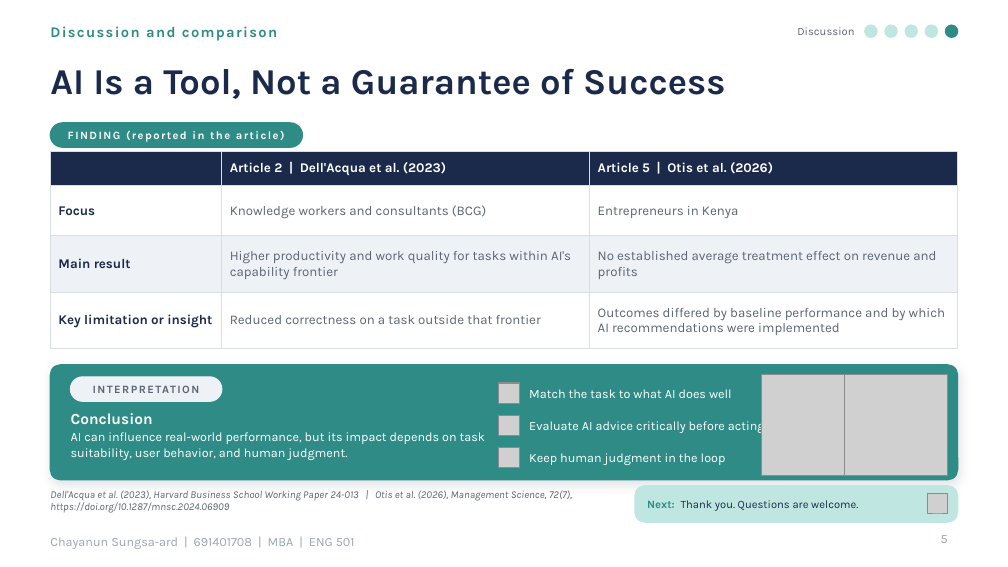
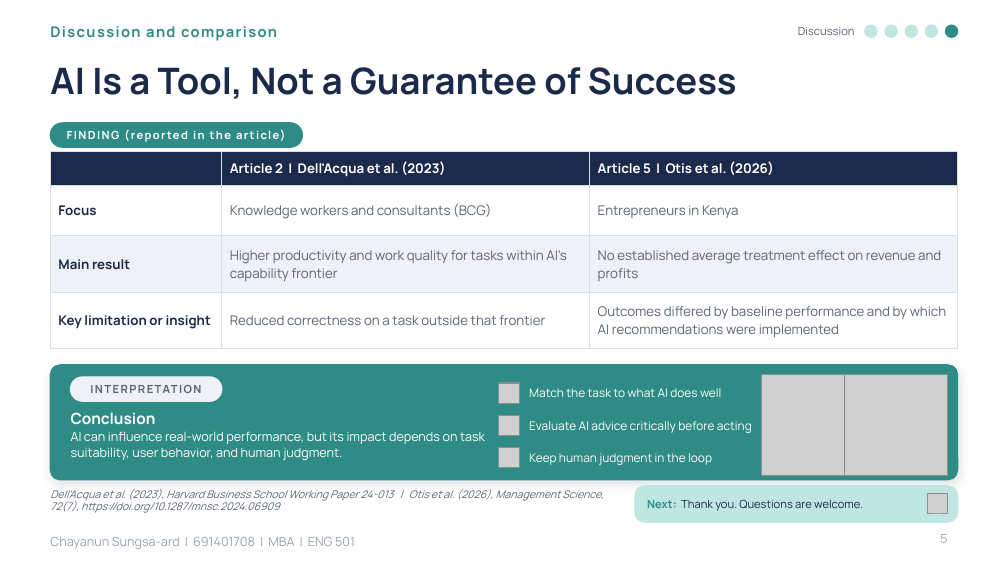
Before and after one commit to tungao06/slide-present-en, a slide deck: slide 5 of presentation/AI_Work_Performance_ENG501.pptx. Drawn at 1008x567 pixels with LibreOffice and Linux fonts; fonts in the diff are those of the drawing; grey boxes stand for pictures; background and template pictures are left out. Boxes give left, top, right and bottom in pixels: in the first picture for what was removed or moved away, otherwise in the second. Text is boxed around its words. In the diff, an @@ line names an element or a change of style, - is before the commit and + after.

```diff
--- a/presentation/AI_Work_Performance_ENG501.pptx
+++ b/presentation/AI_Work_Performance_ENG501.pptx
@@ table at [50,151,958,341] @@
@@ font Karla to Manrope @@
@@ size 9 to 8.5 pt, font Karla to Manrope in 3 elements at [529,388,721,397], [529,421,752,433], [529,453,712,465] @@
@@ font Karla to Manrope in 10 elements at [50,26,277,41], [50,67,737,99], [798,27,855,35], [50,123,302,147], [71,377,222,401], [71,412,156,424], [71,431,485,460], [50,489,603,513], [647,500,863,511], [50,537,355,549] @@
```
Also in this commit, not shown: 9 other slides changed, 13 other files.
